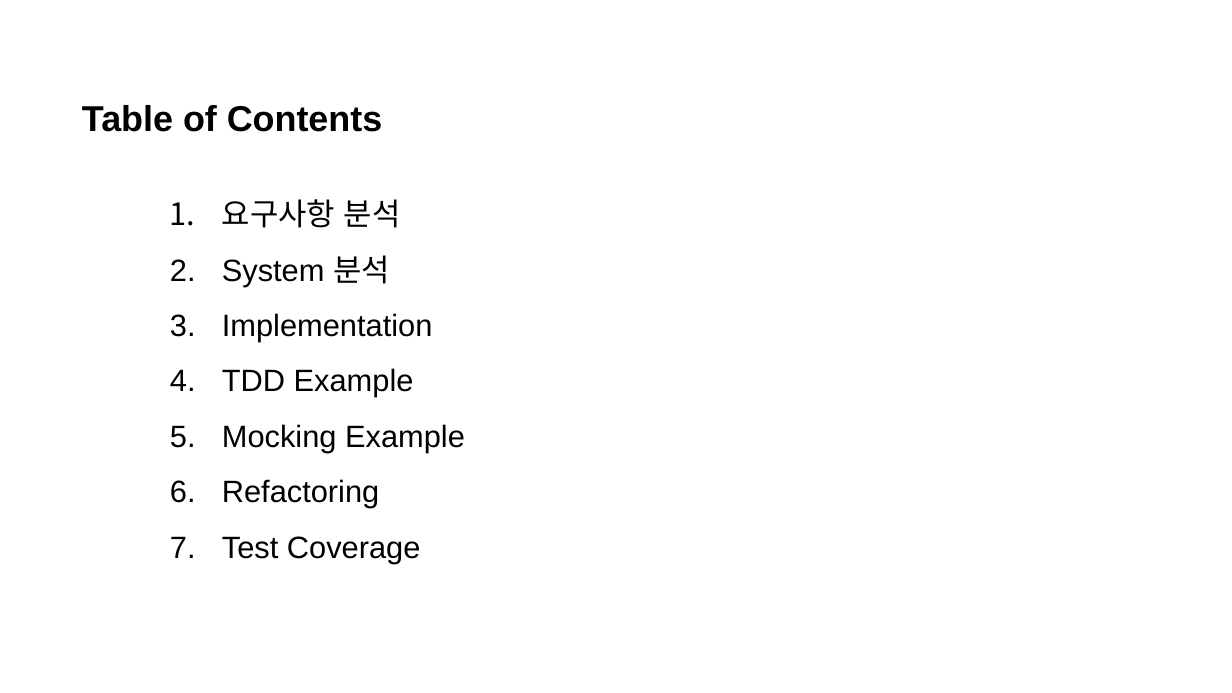
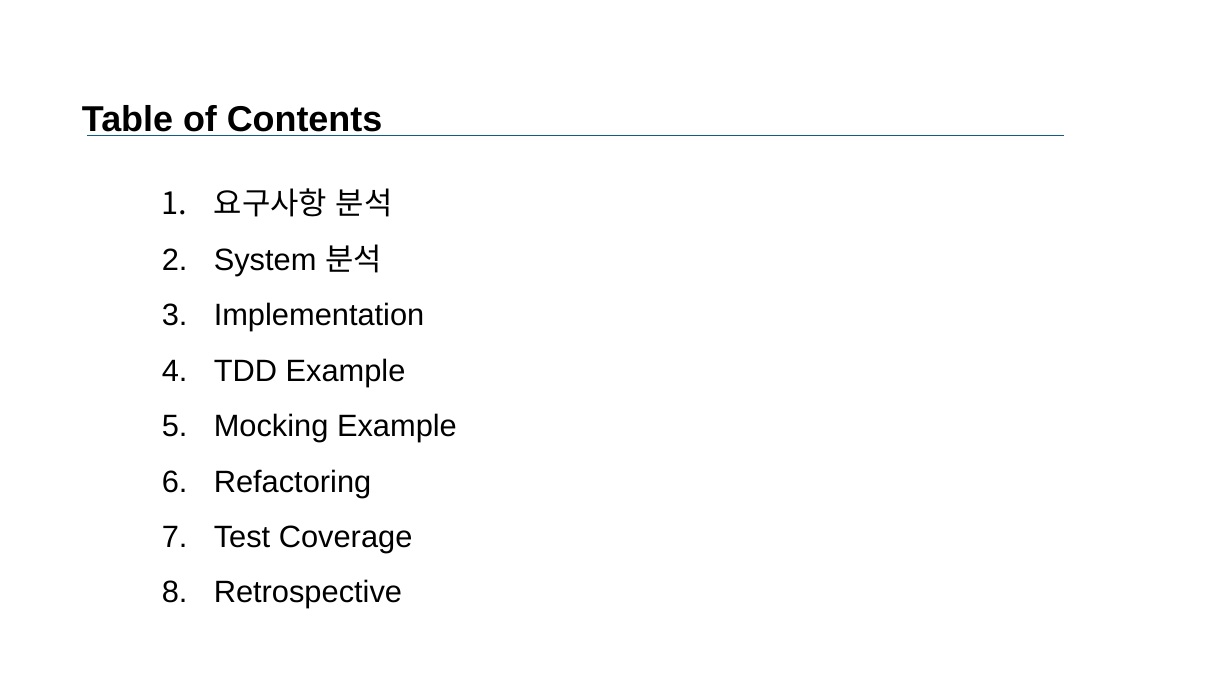
Before and after one commit to Hyominii/ssd, a slide deck: slide 2 of SSD_B_BestReviewer.pptx. Drawn at 1232x693 pixels with LibreOffice and Linux fonts; fonts in the diff are those of the drawing. Boxes give left, top, right and bottom in pixels: in the first picture for what was removed or moved away, otherwise in the second. Text is boxed around its words. In the diff, an @@ line names an element or a change of style, - is before the commit and + after.

```diff
--- a/SSD_B_BestReviewer.pptx
+++ b/SSD_B_BestReviewer.pptx
@@ line added from (87, 136) to (1064, 136), #125F82 0.75 pt @@
@@ text "요구사항 분석": place and size @@
-text "요구사항 분석" at [222,199,465,563]
+text "요구사항 분석" at [214,188,457,608]
@@ text at [214,579,402,608]: paragraph added @@
+      8. Retrospective
```
Also in this commit, not shown: 7 other slides changed.
